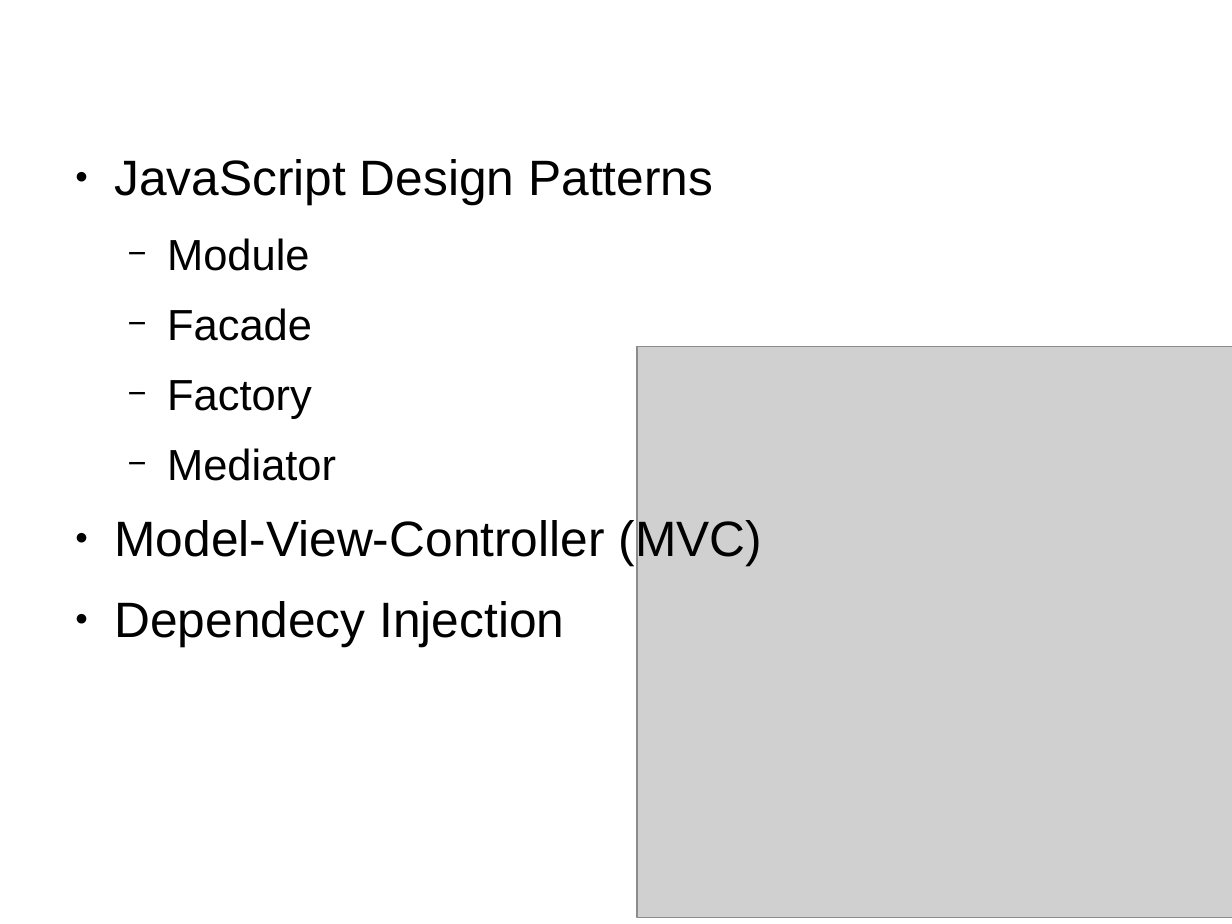
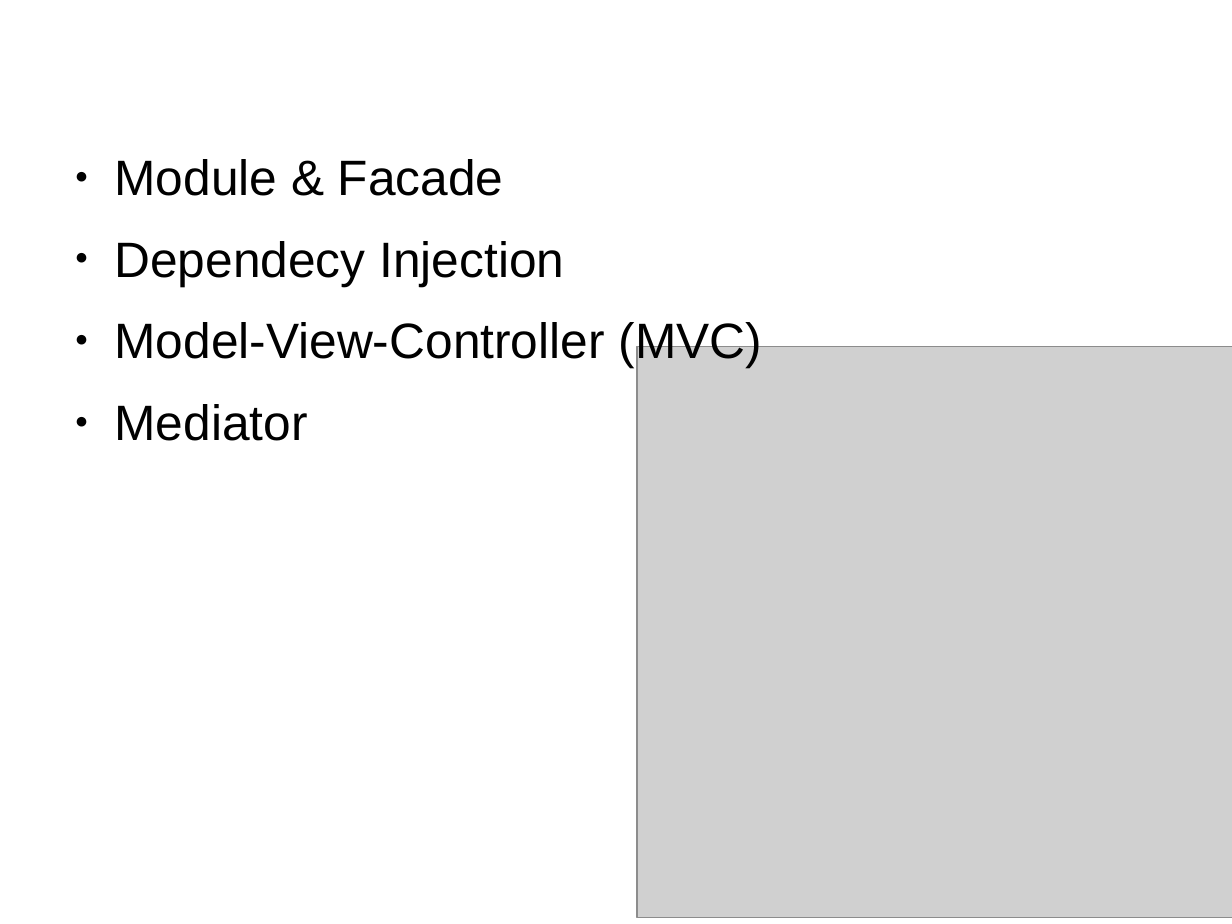
Before and after one commit to FilipStenbeck/angularJS-training, a slide deck: slide 2 of docs/JavaScript Arkitektur.odp. Drawn at 1232x924 pixels with LibreOffice and Linux fonts; fonts in the diff are those of the drawing; grey boxes stand for pictures. Boxes give left, top, right and bottom in pixels: in the first picture for what was removed or moved away, otherwise in the second. Text is boxed around its words. In the diff, an @@ line names an element or a change of style, - is before the commit and + after.

Commit message:
removed Factory from presentation

```diff
--- a/docs/JavaScript Arkitektur.odp
+++ b/docs/JavaScript Arkitektur.odp
@@ text at <box>114,159,762,368</box>: text changed @@
-● JavaScript Design Patterns
-  − Module
-  − Facade
-  − Factory
+● Module & Facade
+● Dependecy Injection
+● Model-View-Controller (MVC)
@@ text at <box>114,404,307,441</box>: size 28 to 32 pt in "Mediator"; bullet − to ●; list level 2 to 1 in "Mediator" @@
@@ text at <box>114,516,762,647</box>: paragraphs removed @@
-● Model-View-Controller (MVC)
-● Dependecy Injection
```
Also in this commit, not shown: 2 other slides changed, 1 slide added, 6 slides removed.
